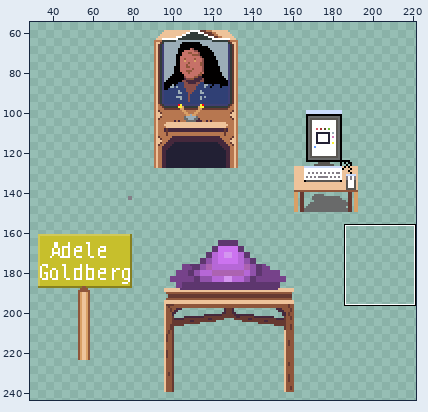
Sprite sheet: maps/shrine.png. The first picture is a wide view before the edit; the outline marks the close-up.
Close-up. Before the edit:
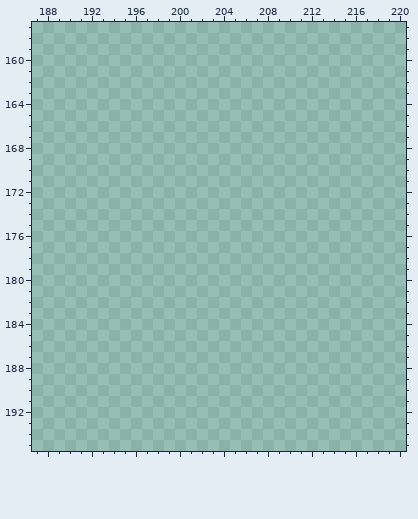
The file is 256x256 pixels. Colours within 5 levels of each other are drawn and written as one. Shown: x 187..220, y 157..195. The wide view leaves out empty margins.
New version:
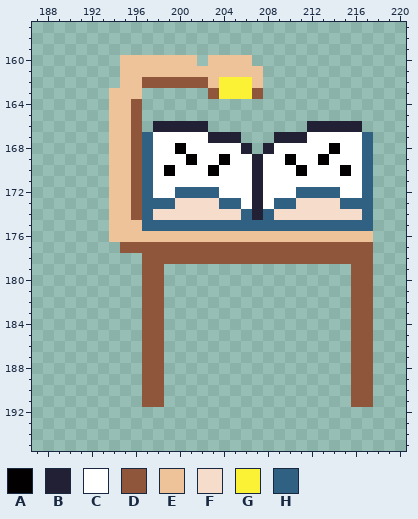
Palette (. is transparent): A #020000  B #222034  C #ffffff  D #8f563b  E #eec39a  F #f6dcca  G #fbf236  H #306082
Message: add blue book
Difference:
There is now colour A in row 168 at x 200 and 214; in row 169 at x 201, 204, 210 and 213; in row 170 at x 199, 203, 211 and 215.
There is now colour B in row 166 at x 198 to 202 and 212 to 216; in row 167 at x 203 to 205 and 209 to 211; in row 168 at x 206 and 208; in rows 169 to 174 at x 207.
There is now colour C in row 167 at x 198 to 202 and 212 to 216; in row 168 at x 198 to 199, 201 to 205, 209 to 213 and 215 to 216; in row 169 at x 198 to 200, 202 to 203, 205 to 206, 208 to 209, 211 to 212 and 214 to 216; in row 170 at x 198, 200 to 202, 204 to 206, 208 to 210, 212 to 214 and 216; in row 171 at x 198 to 206 and 208 to 216; in row 172 at x 198 to 199, 204 to 206, 208 to 210 and 215 to 216.
There is now colour C in row 173 at x 206 and 208.
There is now colour D in row 162 at x 197 to 202; in row 163 at x 203 and 207; in rows 164 to 174 at x 196; in row 177 at x 195 to 217; in row 178 at x 197 to 217; in rows 179 to 191 at x 197 to 198 and 216 to 217.
There is now colour E in row 160 at x 195 to 201 and 203 to 206; in row 161 at x 195 to 207; in row 162 at x 195 to 196, 203 and 207; in row 163 at x 194 to 196; in rows 164 to 174 at x 194 to 195; in row 175 at x 194 to 196.
There is now colour E in row 176 at x 194 to 217.
There is now colour F in row 173 at x 200 to 203 and 211 to 214; in row 174 at x 198 to 205 and 209 to 216.
There is now colour G in rows 162 to 163 at x 204 to 206.
There is now colour H in rows 167 to 171 at x 197 and 217; in row 172 at x 197, 200 to 203, 211 to 214 and 217; in row 173 at x 197 to 199, 204 to 205, 209 to 210 and 215 to 217; in row 174 at x 197, 206, 208 and 217; in row 175 at x 197 to 217.
